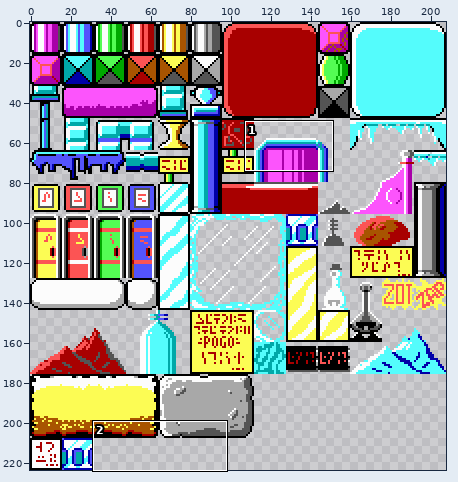
File history of a sprite sheet, sprites/platforms.png. The first picture is a wide view before the edit; the outline marks the close-up.
Close-up. Earlier state:
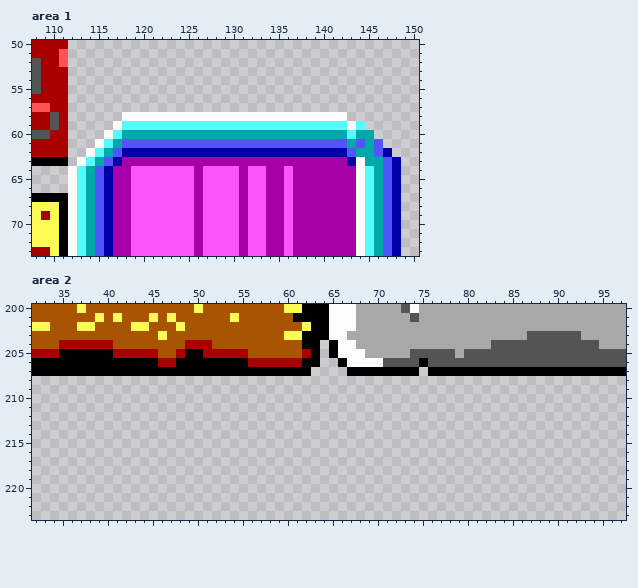
The file is 208x224 pixels. Colours within 5 levels of each other are drawn and written as one. Shown: area 1: x 108..150, y 50..73; area 2: x 32..97, y 200..223.
Now the later version:
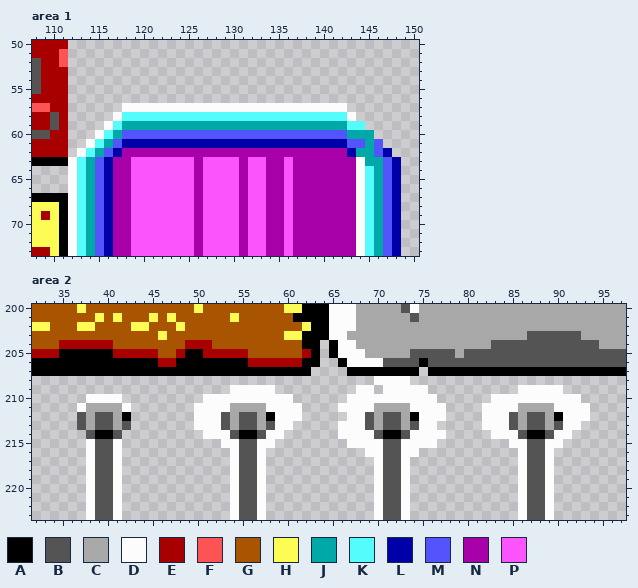
Palette (. is transparent): A #000000  B #545454  C #a8a8a8  D #fcfcfc  E #a80000  F #fc5454  G #a85400  H #fcfc54  J #00a8a8  K #54fcfc  L #0000a8  M #5454fc  N #a800a8  P #fc54fc
What changed:
Changed rows in their new state; - is an unchanged pixel.
Area 1:
first column x 112:
57 ------DDDDDDDDDDDDDDDDDDDDDDDDD-
58 -----DKKKKKKKKKKKKKKKKKKKKKKKKKD
59 ----DKJJJJJJJJJJJJJJJJJJJJJJJJJK
60 ---DKJMMMMMMMMMMMMMMMMMMMMMMMMMJ
61 --DKJMLLLLLLLLLLLLLLLLLLLLLLLLLM
62 -DKJMLNNNNNNNNNNNNNNNNNNNNNNNNNL
63 DKJMLN-PPPPPPP-PPPP-PP--P------N
Area 2:
first column x 37:
208 ---------------------------------DDDD--------------------
209 -----------------DDDDD---------DD-DDDDD----------DDDDD---
210 -DDDD---------DDDDDDDDDD------DDDDDDDDDD------DDDDDDDDDD-
211 DCCCCD-------DDDDCCCCDDDD----DDDDCCCCDDDD----DDDDCCCCDDDD
212 BCBBCA-------DDDBCBBCADDD-----DDBCBBCADDD----DDDBCBBCADDD
213 BCBBCB-------DDDBCBBCBDD-----DDDBCBBCBDD-----DDDBCBBCBDD-
214 -BAAB---------DDDBAABDD------DDDDBAABDDDD-----DDDBAABDD--
215 -DBBD-----------DDBBDD--------DDDDBBDDDD--------DDBBDD---
216 -DBBD------------DBBD-----------DDBBDD-----------DBBD----
217 -DBBD------------DBBD------------DBBD------------DBBD----
218 -DBBD------------DBBD------------DBBD------------DBBD----
219 -DBBD------------DBBD------------DBBD------------DBBD----
220 -DBBD------------DBBD------------DBBD------------DBBD----
221 -DBBD------------DBBD------------DBBD------------DBBD----
222 -DBBD------------DBBD------------DBBD------------DBBD----
223 -DBBD------------DBBD------------DBBD------------DBBD----
Boxes around the changes in both close-ups, in picture pixels (x1, y1, x2, y2):
changed: (68, 103, 356, 166)
added: (338, 376, 590, 520)
added: (194, 385, 302, 520)
added: (77, 394, 131, 520)
